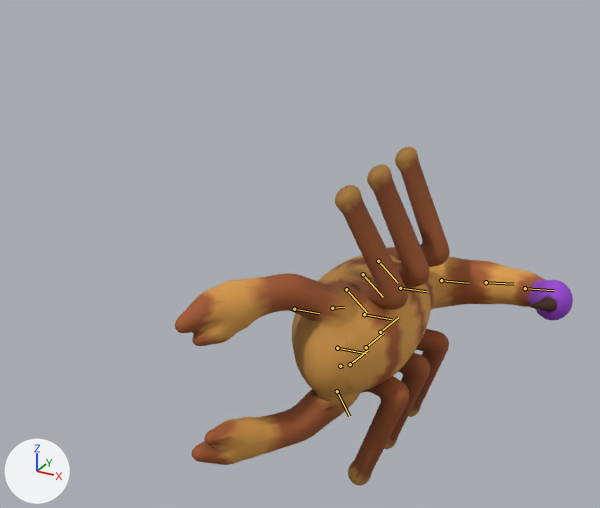
What one commit did to the Blender file Blender/blend/enemy_sand_scorpion.blend.
Both versions are drawn from a camera (50 mm lens) standing at (1.379, -2.286, 1.421) and looking at (0.166, -0.08, 0.318). Lighting does not change. The marker at lower left points along +X, +Y and +Z. The picture after the commit comes second. Both versions are drawn at frame 26 of the action 'Die'; the numbers are the values there. The bones that bend it are drawn over the model as lines.

In view in the first picture: 'Body'.
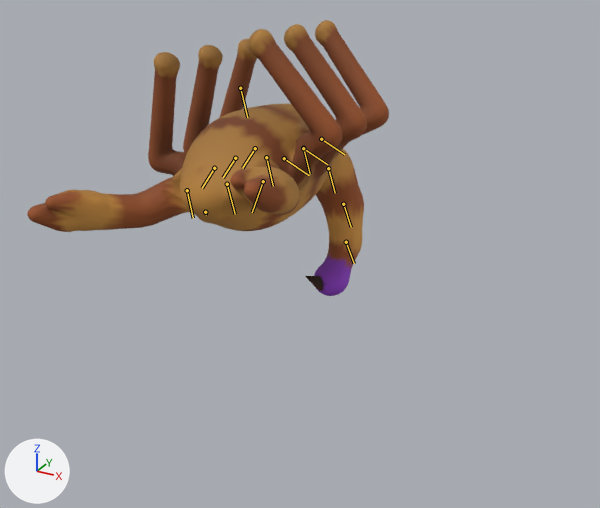
Boxes (x1, y1, x2, y2) around the edits, measured in the pictures (600 x 508 px):
'Body', posed (9% narrower, 19% shorter)
    before: (175, 147, 573, 486)
    after: (27, 20, 389, 296)
bone 'root', root to tip
    before: (294, 309) to (319, 313)
    after: (240, 88) to (247, 117)
bone 'head', root to tip
    before: (337, 348) to (366, 353)
    after: (227, 184) to (235, 214)
bone 'tail1', root to tip
    before: (400, 288) to (427, 291)
    after: (303, 148) to (310, 174)
bone 'tail2', root to tip
    before: (441, 280) to (468, 283)
    after: (328, 168) to (335, 193)
bone 'tail3', root to tip
    before: (486, 282) to (514, 284)
    after: (343, 204) to (351, 227)
bone 'tail4', root to tip
    before: (525, 288) to (554, 290)
    after: (346, 242) to (354, 263)
bone 'arm.R', root to tip
    before: (332, 308) to (344, 307)
    after: (263, 181) to (252, 212)
bone 'arm.L', root to tip
    before: (337, 391) to (349, 416)
    after: (187, 190) to (193, 218)
bone 'leg1.R', root to tip
    before: (346, 289) to (367, 312)
    after: (284, 158) to (309, 175)
bone 'leg2.R', root to tip
    before: (363, 274) to (383, 297)
    after: (303, 148) to (327, 164)
bone 'leg3.R', root to tip
    before: (378, 261) to (397, 282)
    after: (321, 139) to (344, 154)
bone 'leg1.L', root to tip
    before: (350, 364) to (368, 350)
    after: (214, 168) to (202, 188)
bone 'leg2.L', root to tip
    before: (366, 347) to (383, 333)
    after: (235, 158) to (223, 177)
bone 'leg3.L', root to tip
    before: (380, 332) to (398, 317)
    after: (255, 148) to (242, 168)

Patch to the scene script:
```diff
--- a/Blender/blend/enemy_sand_scorpion.blend.py
+++ b/Blender/blend/enemy_sand_scorpion.blend.py
@@ bone_root @@
 bone_root = bpy.data.objects['Rig'].pose.bones['root']
-bone_root.location = (0.1, 0.06, 0.0)
-bone_root.rotation_euler = (0.0, 0.0, -1.501)  # degrees (0, 0, -86)
+bone_root.location = (-0.1, 0.824, 0.0)
+bone_root.rotation_euler = (0.0, 0.0, -2.88)  # degrees (0, 0, -165)
@@ bone_head @@
 bone_head = bpy.data.objects['Rig'].pose.bones['head']  # child of 'body'
-bone_head.rotation_euler = (0.0, 0.0, 0.0)  # degrees (0, 0, 0)
+bone_head.rotation_euler = (0.0, 0.436, 0.0)  # degrees (0, 25, 0)
@@ bone_tail1 @@
 bone_tail1 = bpy.data.objects['Rig'].pose.bones['tail1']  # child of 'body'
-bone_tail1.rotation_euler = (-0.0873, -0.0524, 0.0)  # degrees (-5, -3, 0)
+bone_tail1.rotation_euler = (-0.0349, 0.0873, 0.0)  # degrees (-2, 5, 0)
@@ bone_tail2 @@
 bone_tail2 = bpy.data.objects['Rig'].pose.bones['tail2']  # child of 'tail1'
-bone_tail2.rotation_euler = (-0.105, -0.0698, 0.0)  # degrees (-6, -4, 0)
+bone_tail2.rotation_euler = (-0.0349, 0.0873, 0.0)  # degrees (-2, 5, 0)
@@ bone_tail3 @@
 bone_tail3 = bpy.data.objects['Rig'].pose.bones['tail3']  # child of 'tail2'
-bone_tail3.rotation_euler = (-0.0698, -0.0524, 0.0)  # degrees (-4, -3, 0)
+bone_tail3.rotation_euler = (-0.0349, 0.0873, 0.0)  # degrees (-2, 5, 0)
@@ bone_tail4 @@
 bone_tail4 = bpy.data.objects['Rig'].pose.bones['tail4']  # child of 'tail3'
-bone_tail4.rotation_euler = (0.0, 0.0, 0.0)  # degrees (0, 0, 0)
+bone_tail4.rotation_euler = (-0.0349, 0.0873, 0.0)  # degrees (-2, 5, 0)
@@ bone_arm_r @@
 bone_arm_r = bpy.data.objects['Rig'].pose.bones['arm.R']  # child of 'body'
-bone_arm_r.rotation_euler = (0.611, 0.0, 0.524)  # degrees (35, 0, 30)
+bone_arm_r.rotation_euler = (0.489, 0.0, -0.401)  # degrees (28, 0, -23)
@@ bone_arm_l @@
 bone_arm_l = bpy.data.objects['Rig'].pose.bones['arm.L']  # child of 'body'
-bone_arm_l.rotation_euler = (0.611, 0.0, -0.524)  # degrees (35, 0, -30)
+bone_arm_l.rotation_euler = (0.489, 0.0, 0.401)  # degrees (28, 0, 23)
@@ bone_leg1_r @@
 bone_leg1_r = bpy.data.objects['Rig'].pose.bones['leg1.R']  # child of 'body'
-bone_leg1_r.rotation_euler = (0.0, 0.0, -0.785)  # degrees (0, 0, -45)
+bone_leg1_r.rotation_euler = (0.0, -0.175, 0.873)  # degrees (0, -10, 50)
@@ bone_leg2_r @@
 bone_leg2_r = bpy.data.objects['Rig'].pose.bones['leg2.R']  # child of 'body'
-bone_leg2_r.rotation_euler = (0.0, 0.0, -0.785)  # degrees (0, 0, -45)
+bone_leg2_r.rotation_euler = (0.0, -0.175, 0.873)  # degrees (0, -10, 50)
@@ bone_leg3_r @@
 bone_leg3_r = bpy.data.objects['Rig'].pose.bones['leg3.R']  # child of 'body'
-bone_leg3_r.rotation_euler = (0.0, 0.0, -0.785)  # degrees (0, 0, -45)
+bone_leg3_r.rotation_euler = (0.0, -0.175, 0.873)  # degrees (0, -10, 50)
@@ bone_leg1_l @@
 bone_leg1_l = bpy.data.objects['Rig'].pose.bones['leg1.L']  # child of 'body'
-bone_leg1_l.rotation_euler = (0.0, 0.0, 0.785)  # degrees (0, 0, 45)
+bone_leg1_l.rotation_euler = (0.0, 0.175, -0.873)  # degrees (0, 10, -50)
@@ bone_leg2_l @@
 bone_leg2_l = bpy.data.objects['Rig'].pose.bones['leg2.L']  # child of 'body'
-bone_leg2_l.rotation_euler = (0.0, 0.0, 0.785)  # degrees (0, 0, 45)
+bone_leg2_l.rotation_euler = (0.0, 0.175, -0.873)  # degrees (0, 10, -50)
@@ bone_leg3_l @@
 bone_leg3_l = bpy.data.objects['Rig'].pose.bones['leg3.L']  # child of 'body'
-bone_leg3_l.rotation_euler = (0.0, 0.0, 0.785)  # degrees (0, 0, 45)
+bone_leg3_l.rotation_euler = (0.0, 0.175, -0.873)  # degrees (0, 10, -50)
```
